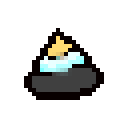
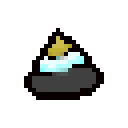
Layers edited between the first and the second 128px x 128px image:
"gold": opacity 100% → 58%, blend grain merge → linear light over (x1=48, y1=36, x2=72, y2=60)
